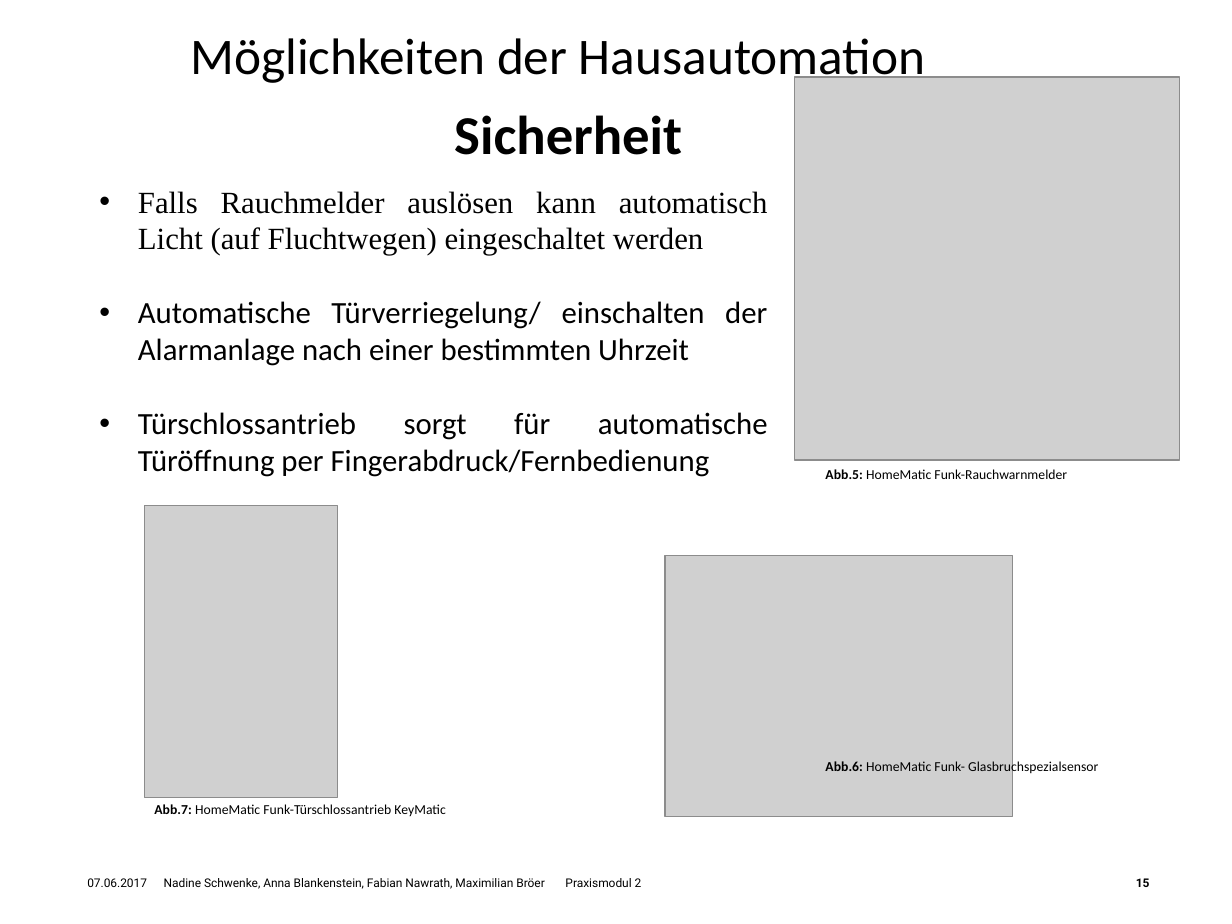
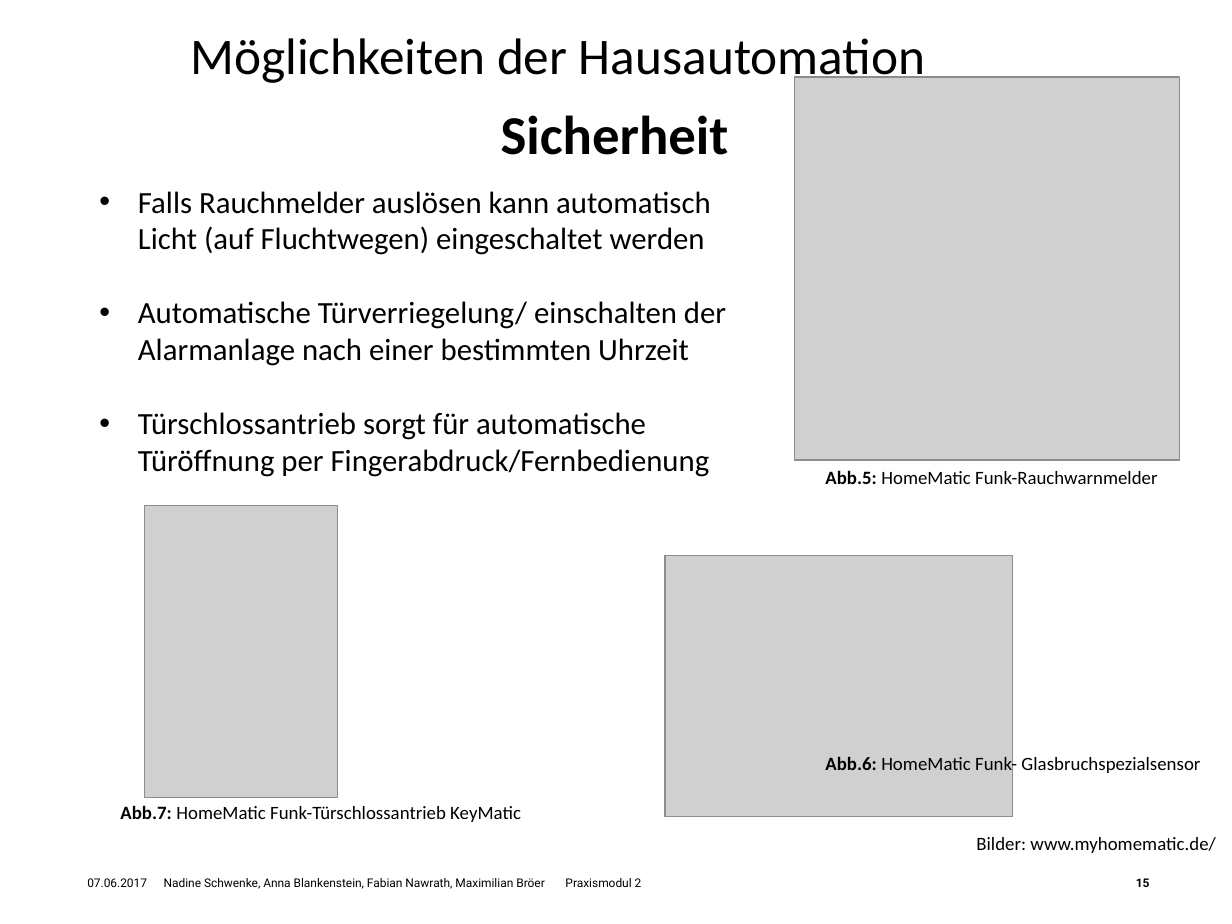
Before and after one commit to Nawygator/Praxisseminar, a slide deck: slide 15 of HSHL_Hausautomationssysteme.potx.pptx. Drawn at 1232x924 pixels with LibreOffice and Linux fonts; fonts in the diff are those of the drawing; grey boxes stand for pictures; background and template pictures are left out. Boxes give left, top, right and bottom in pixels: in the first picture for what was removed or moved away, otherwise in the second. Text is boxed around its words. In the diff, an @@ line names an element or a change of style, - is before the commit and + after.

```diff
--- a/HSHL_Hausautomationssysteme.potx.pptx
+++ b/HSHL_Hausautomationssysteme.potx.pptx
@@ text "Sicherheit": place and size @@
-text "Sicherheit" at [454, 115, 682, 155]
+text "Sicherheit" at [501, 115, 729, 155]
@@ text "Falls Rauchmelder auslösen kann automatisch ..." at [138, 191, 726, 477]: font Times New Roman to Calibri in "Falls Rauchmelder auslösen kann automatisch Licht (auf ..."; alignment justified to left @@
@@ size 8 to 11 pt in 3 elements at [825, 470, 1157, 484], [825, 754, 1200, 775], [120, 805, 521, 822] @@
@@ text "Abb.7: HomeMatic Funk-Türschlossantrieb KeyMatic": place and size @@
-text "Abb.7: HomeMatic Funk-Türschlossantrieb KeyMatic" at [154, 804, 446, 816]
+text "Abb.7: HomeMatic Funk-Türschlossantrieb KeyMatic" at [120, 805, 521, 822]
@@ text added at [976, 837, 1215, 853], 11 pt, text #000000 @@
+Bilder: www.myhomematic.de/
```
Also in this commit, not shown: 9 other slides changed, 1 other file.
